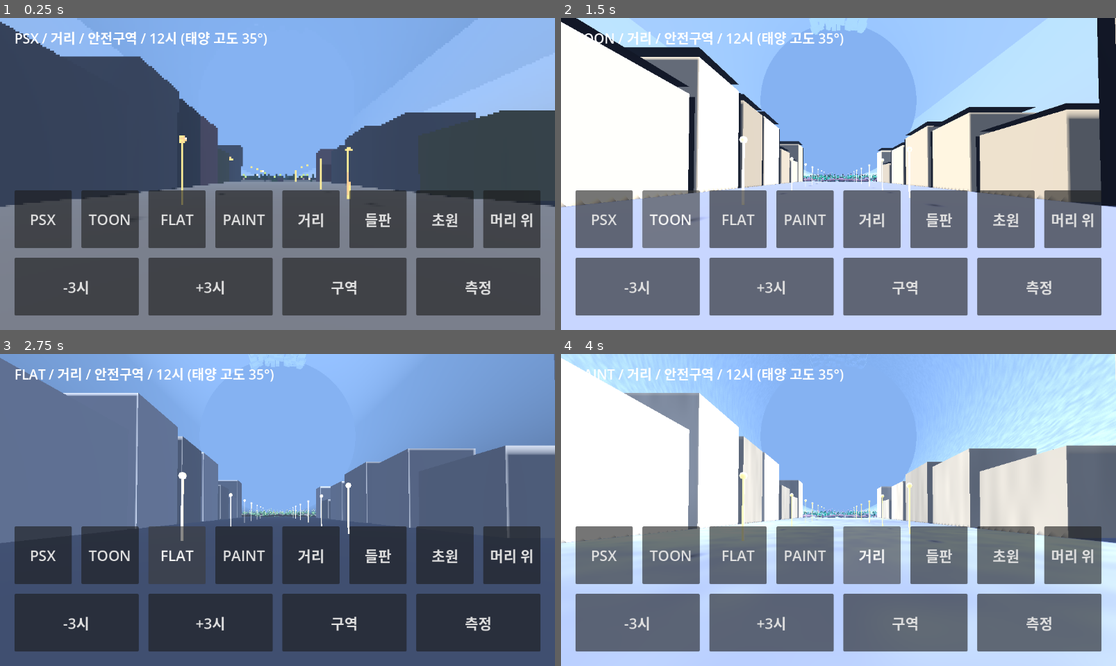
Above: before the commit, frames 1-4 (two rows, left to right).
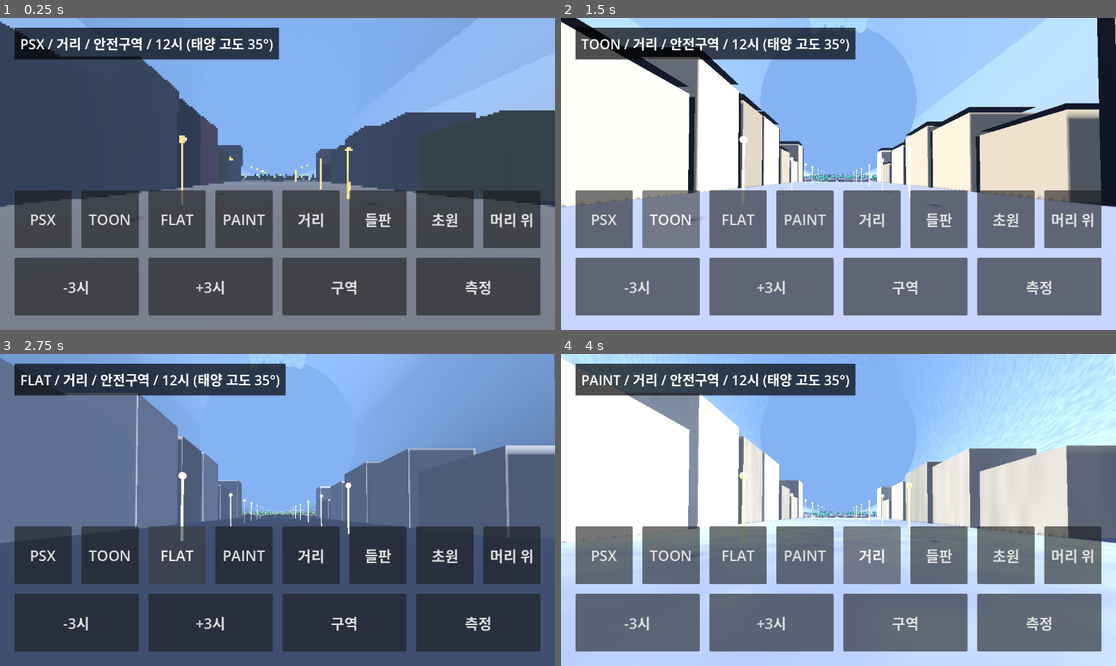
Above: after the commit, the same moments.

Repository: yeongkim0814-svg/habitat
Game: Godot game, scene res://spikes/m0_look/main.tscn
Two runs of this game, one before a commit and one after it. Both use one fixed random seed, a clock stepped at 60 frames per second and the inputs below. This scene is started directly instead of the project's main scene.
Inputs:
- Up to frame 1 (0.25 s): no input
- Up to frame 2 (1.5 s): click "PSX" at 0.5 s; click "TOON" at 1.25 s
- Up to frame 3 (2.75 s): click "FLAT" at 2 s
- Up to frame 4 (4 s): click "PAINT" at 2.75 s; click "거리" at 3.5 s

The runs differ from the first frame. In frame 1, 4.8% of the frame differs, in the area x 2-51%, y 3-14%; in frame 2, 5.1%; in frame 3, 5.0%; in frame 4, 5.1%, in the area x 2-54%, y 3-14%.

Commit message:
fix(m0): 상단 라벨에 어두운 바탕을 넣어 측정 결과가 배경에 묻히지 않게 함 (Closes #24)
Co-Authored-By: Claude Sonnet 5.5 <noreply@anthropic.com>
Claude-Session: https://claude.ai/code/session_01HASMSy8iY7SeiUjsU1YZyi

Diff:
--- a/spikes/m0_look/world.gd
+++ b/spikes/m0_look/world.gd
@@ -161,6 +161,11 @@
 	add_child(ui)
 	ui.add_child(label)
 	label.position = Vector2(30, 20)
+	# Dark backing so text stays readable over the 3D scene (benchmark results were lost in the background).
+	var backing := StyleBoxFlat.new()
+	backing.bg_color = Color(0, 0, 0, 0.7)
+	backing.set_content_margin_all(12.0)
+	label.add_theme_stylebox_override("normal", backing)
 	label.add_theme_font_size_override("font_size", 28)
 	var top := ui_row(-290.0, -170.0)
 	for id in Looks.IDS:
